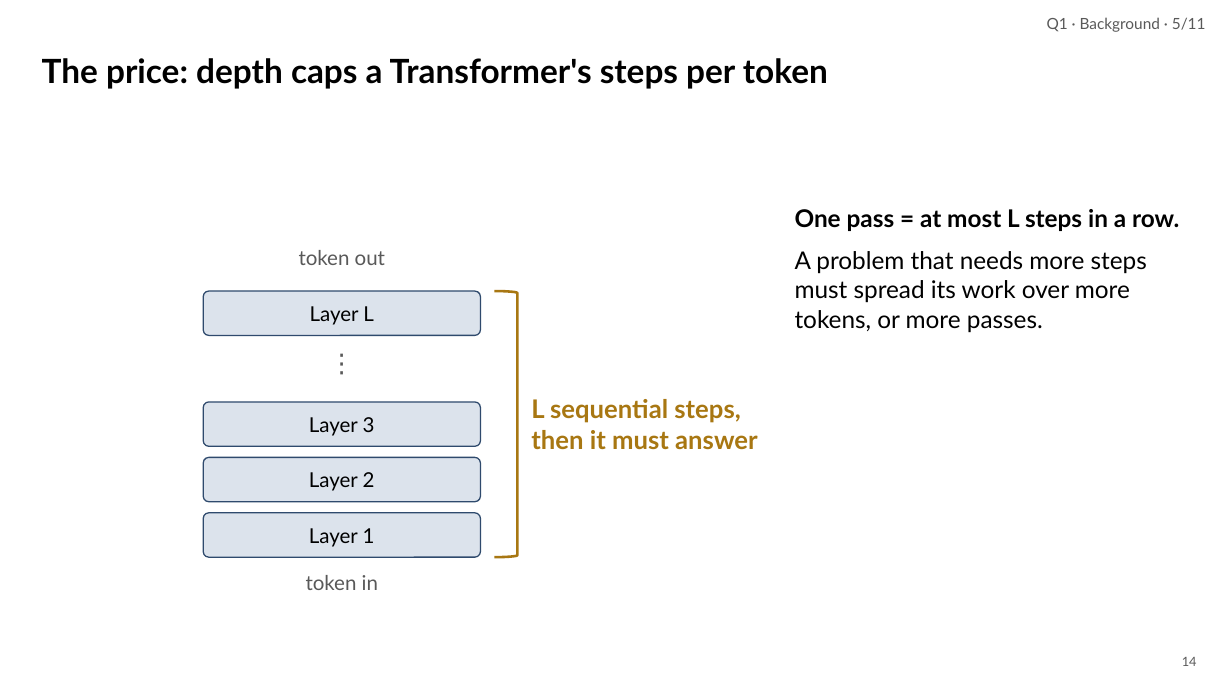
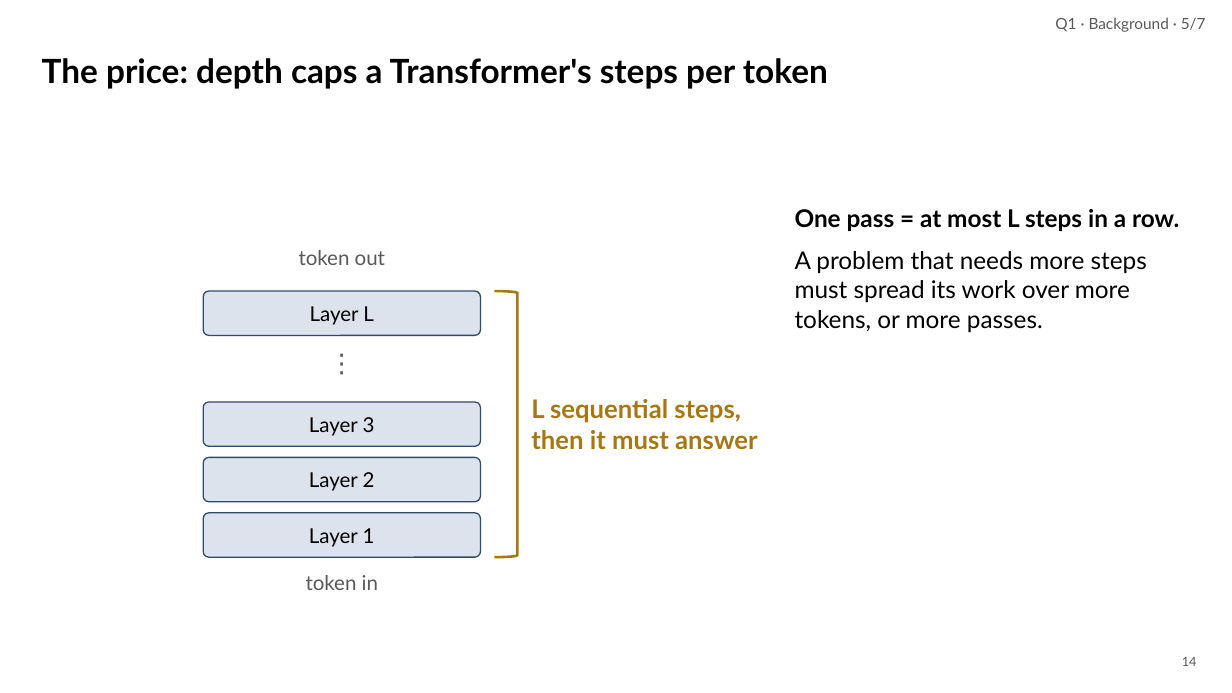
Before and after one commit to irregular6612/agi-hw2, a slide deck: slide 14 of build/out/looped-transformers.pptx. Drawn at 1232x693 pixels with LibreOffice and Linux fonts; fonts in the diff are those of the drawing. Boxes give left, top, right and bottom in pixels: in the first picture for what was removed or moved away, otherwise in the second. Text is boxed around its words. In the diff, an @@ line names an element or a change of style, - is before the commit and + after.

```diff
--- a/build/out/looped-transformers.pptx
+++ b/build/out/looped-transformers.pptx
@@ text at (x1=1055, y1=17, x2=1206, y2=32): text changed @@
-Q1 · Background · 5/11
+Q1 · Background · 5/7
```
Also in this commit, not shown: 21 other slides changed, 2 slides added, 5 slides removed, 13 other files.
